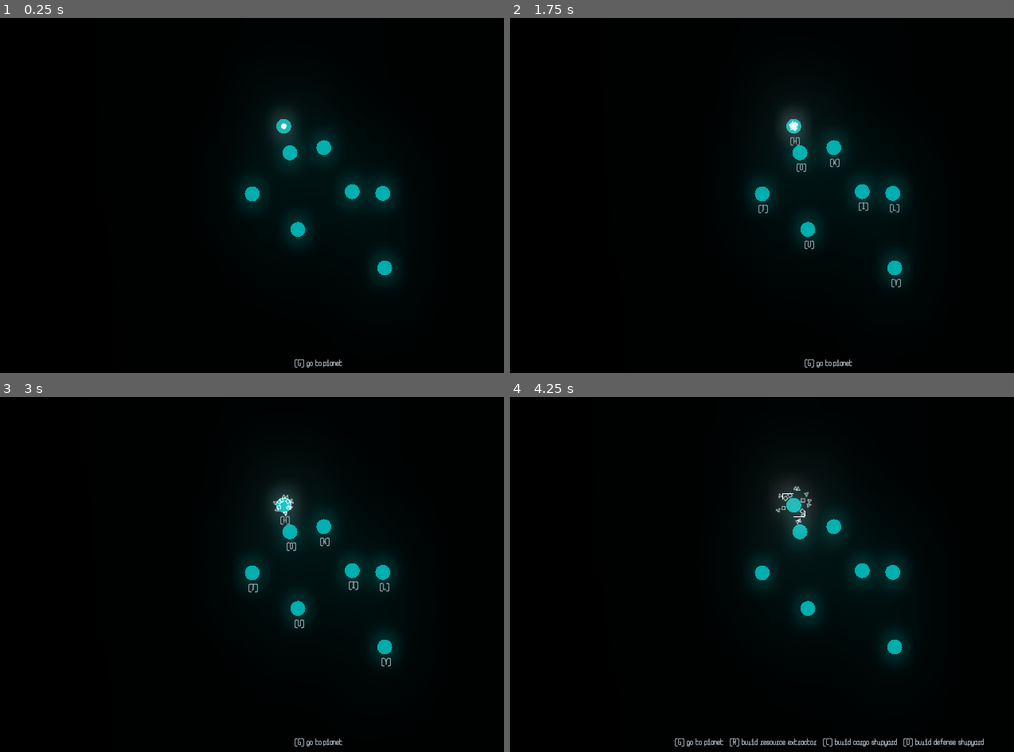
Above: before the commit, frames 1-4 (two rows, left to right).
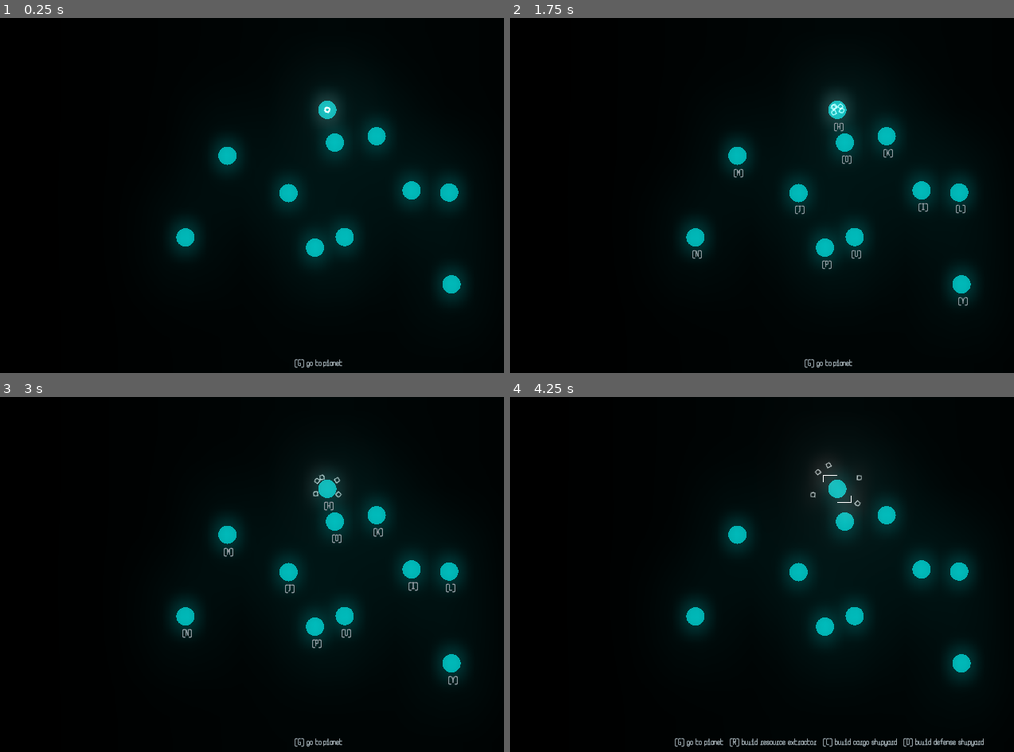
Above: after the commit, the same moments.

Repository: raffomania/aekisfour
Game: Godot game, scene res://main.tscn
Two runs of this game, one before a commit and one after it. Both use one fixed random seed, a clock stepped at 60 frames per second and the inputs below.
Inputs:
- Up to frame 1 (0.25 s): no input
- Up to frame 2 (1.75 s): tap Enter at 0.5 s; hold C (c) 0.53-1.28 s; tap D (d) at 0.8, 1.35 s; tap Space at 1.25 s; tap G (g) at 1.55 s
- Up to frame 3 (3 s): tap Enter at 2 s; hold R (r) 2.03-2.78 s; tap G (g) at 2.1 s; tap R (r) at 2.85 s
- Up to frame 4 (4.25 s): tap H at 3.05, 3.6 s; tap J at 3.8 s

The runs differ from the first frame. In frame 1, 6.5% of the frame differs, in the area x 33-93%, y 20-81%; in frame 2, 6.9%; in frame 3, 6.9%; in frame 4, 6.9%, in the area x 33-93%, y 18-81%.

Commit message:
more fixes

Diff:
--- a/camera.gd
+++ b/camera.gd
@@ -5,26 +5,17 @@
 
 func update():
 	var planets = get_tree().get_nodes_in_group('planets')
-	if len(planets) == 0:
+	if len(planets) <= 1:
 		return
 
 	var extents = Rect2()
-	extents.position = planets[0].position
+	extents.position = planets[0].global_position
 	for planet in planets:
-		extents = extents.expand(planet.position)
+		extents = extents.expand(planet.global_position)
 
-	var padding = Vector2(200, 200)
-	extents.position -= (extents.size + padding) / 2
-	extents.size += extents.size + padding
-
-	var smaller_than_min = Vector2(500, 500) - extents.size
-	if smaller_than_min.x > 0:
-		extents.size.x += smaller_than_min.x
-		extents.position.x -= smaller_than_min.x / 2
-
-	if smaller_than_min.y > 0:
-		extents.size.y += smaller_than_min.y
-		extents.position.y -= smaller_than_min.y / 2
+	var padding = Vector2(400, 400)
+	extents.position -= padding / 2
+	extents.size += padding
 
 	var screen_size = Vector2(1920, 1080)
 	var scale = min(screen_size.x / extents.size.x, screen_size.y / extents.size.y)
--- a/main.tscn
+++ b/main.tscn
@@ -34,7 +34,7 @@
 [sub_resource type="MultiMesh" id=7]
 color_format = 1
 instance_count = 100
-visible_instance_count = 10
+visible_instance_count = 0
 mesh = SubResource( 3 )
 transform_2d_array = PoolVector2Array( 1, 0, 0, 1, 0, 0, 1, 0, 0, 1, 0, 0, 1, 0, 0, 1, 0, 0, 1, 0, 0, 1, 0, 0, 1, 0, 0, …(1720 unchanged characters)…
 color_array = PoolColorArray( 1, 1, 1, 1, 1, 1, 1, 1, 1, 1, 1, 1, 1, 1, 1, 1, 1, 1, 1, 1, 1, 1, 1, 1, 1, 1, 1, 1, 1, 1, …(1111 unchanged characters)…
--- a/planet.gd
+++ b/planet.gd
@@ -73,6 +73,7 @@
 		# stop producing in case this was a resource building before
 		if is_instance_valid(resource_timer):
 			resource_timer.queue_free()
+		reserved_resources = 0
 
 	if self.is_sink():
 		# try to produce something with existing resources
--- a/planets.gd
+++ b/planets.gd
@@ -1,7 +1,7 @@
 extends Node
 
 var planet_res = preload('res://planet.tscn')
-var characters = [KEY_H, KEY_J, KEY_K, KEY_L, KEY_Y, KEY_U, KEY_I, KEY_O]
+var characters = [KEY_H, KEY_J, KEY_K, KEY_L, KEY_Y, KEY_U, KEY_I, KEY_O, KEY_P, KEY_N, KEY_M]
 var all_planets = []
 var discovered_planets = []
 signal planets_updated
--- a/ships/cargo.gd
+++ b/ships/cargo.gd
@@ -48,7 +48,7 @@
 	const capacity = 2
 	const max_speed = 80
 	const steering = 1.45
-	const acceleration = 3
+	const acceleration = 6
 	const separation = 0.03
 	const random_wander_strength = 2
 
@@ -58,6 +58,11 @@
 
 	func update(dt, ships):
 		var direction: Vector2 = velocity.normalized()
+
+		# If target was destroyed, look for a new one
+		if is_instance_valid(target) and target.building == Planet.building_type.NONE:
+			target = null
+
 		if is_instance_valid(target):
 			var to_target = target.global_position - transform.origin
 			if to_target.length_squared() < 2000:
@@ -106,16 +111,30 @@
 		target = null
 
 	func update_target(planets):
-		var resource_sinks = [Planet.building_type.SHIPYARD, Planet.building_type.DEFENSE]
+		var nearest = null
+		var distance_to_nearest = null
 		for planet in planets:
-			if planet.building in resource_sinks and resources > 0:
-				target = planet
-				return
-			elif planet.building == planet.building_type.RESOURCE and resources == 0 and planet.reserved_resources < planet.resources:
-				target = planet
-				planet.reserved_resources += capacity - resources
-				reserved_resources = capacity - resources
-				return
+			var distance = planet.global_position.distance_to(transform.origin)
+
+			if (planet.is_sink() and resources > 0 and
+					(nearest == null or distance < distance_to_nearest)):
+				nearest = planet
+				distance_to_nearest = distance
+
+			elif (planet.building == planet.building_type.RESOURCE and
+					resources == 0 and
+					planet.reserved_resources < planet.resources and
+					(nearest == null or distance < distance_to_nearest)):
+				nearest = planet
+				distance_to_nearest = distance
+
+		target = nearest
+
+		if (target != null and
+				target.building == Planet.building_type.RESOURCE):
+			target.reserved_resources += capacity - resources
+			reserved_resources = capacity - resources
+
 
 	static func get_max_distance_from_home():
 		return 200
--- a/ships/defense.gd
+++ b/ships/defense.gd
@@ -48,7 +48,7 @@
 	const capacity = 2
 	const max_speed = 80
 	const steering = 1.5
-	const acceleration = 5
+	const acceleration = 20
 	const random_wander_strength = 2
 	const cooldown = 2
 
--- a/ships/enemy.gd
+++ b/ships/enemy.gd
@@ -10,7 +10,7 @@
 func _ready():
 	yield($'../planets', 'planets_updated')
 	var timer = Timer.new()
-	timer.wait_time = 5
+	timer.wait_time = 20
 	timer.connect('timeout', self, 'spawn_wave')
 	add_child(timer)
 	timer.start()
